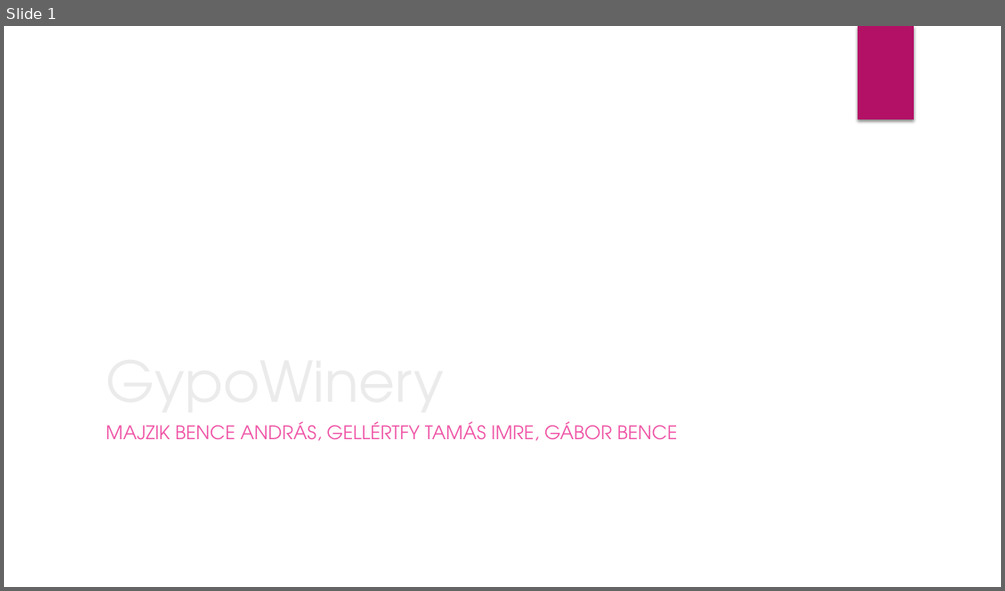
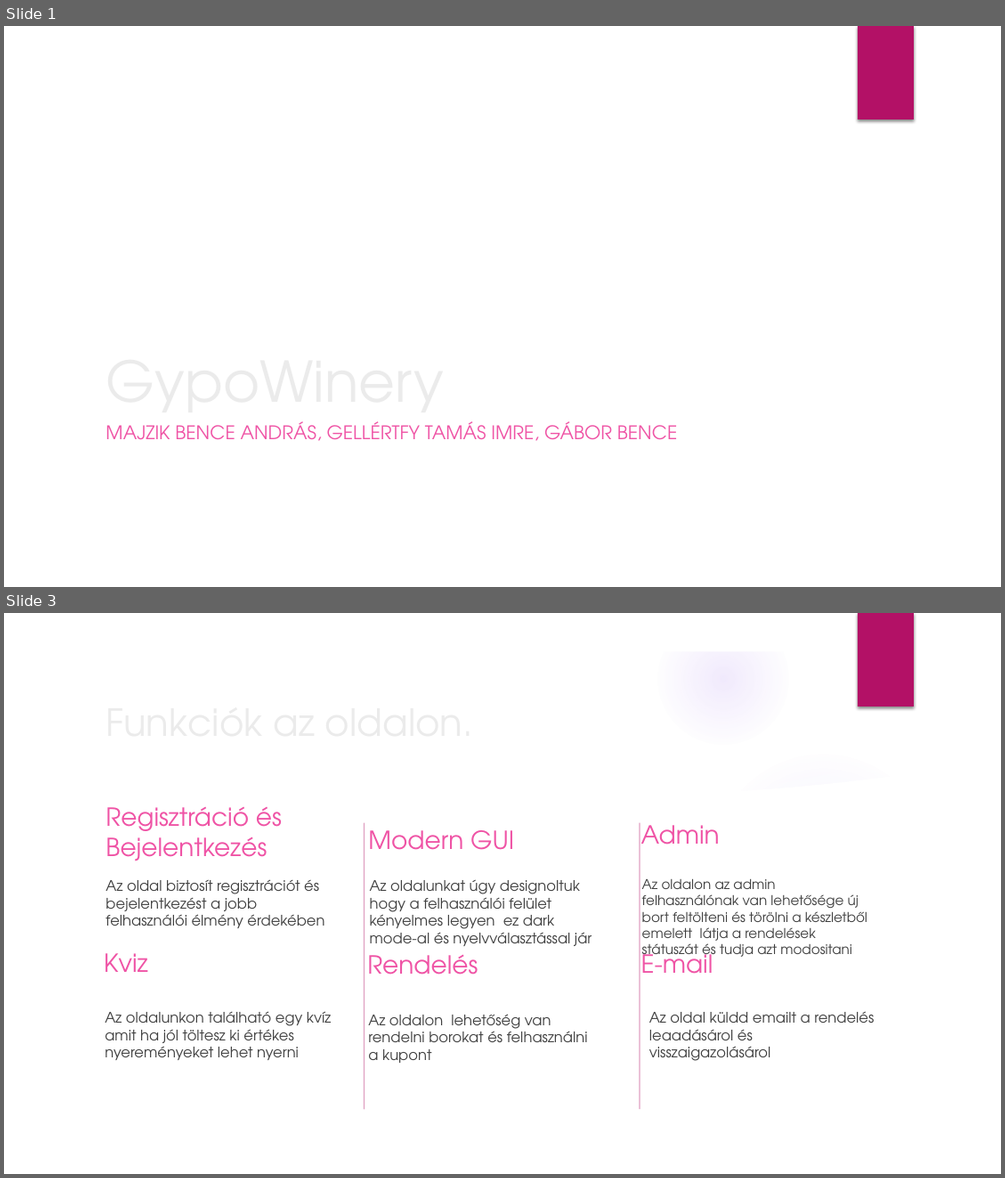
Before and after one commit to LiLHuto/GypoWinery, a slide deck: GypoWinery/GypoWinery.pptx. Shown one above the other, each under a label of ours: slide 1 before the commit, slides 1 and 3 after it; the slides between them are not shown. The pictures are 1005x591 and 1005x1178 pixels, drawn with LibreOffice and Linux fonts; fonts in the diff are those of the drawing; background and template pictures are left out. Boxes give left, top, right and bottom in pixels: in the first picture for what was removed or moved away, otherwise in the second. Text is boxed around its words. In the diff, an @@ line names an element or a change of style, - is before the commit and + after.

Commit message:
tuz

```diff
--- a/GypoWinery/GypoWinery.pptx
+++ b/GypoWinery/GypoWinery.pptx
@@ slide 3 added at (4, 613, 1001, 1174), background picture (left out); not listed: 1 template element that a slide beside it also shows @@
@@ group added at (4, 613, 1001, 1174): 5 ellipses, 3 freeform shapes @@
@@ title added at (98, 692, 820, 750), 36 pt, text #EBEBEB @@
+Funkciók az oldalon.
@@ text added at (105, 807, 282, 860), 24 pt, text #EF53A5 @@
+Regisztráció és Bejelentkezés
@@ line added from (364, 823) to (364, 1109), #B31166 1 pt @@
@@ line added from (639, 823) to (639, 1109), #B31166 1 pt @@
@@ text added at (641, 825, 720, 844), 24 pt, text #EF53A5 @@
+Admin
@@ text added at (368, 830, 514, 850), 24 pt, text #EF53A5 @@
+Modern GUI
@@ text added at (105, 879, 324, 928), 14 pt, text #404040 @@
+Az oldal biztosít regisztrációt és bejelentkezést a jobb felhasználói élmény érdekében
@@ text added at (370, 879, 591, 946), 14 pt, text #404040 @@
+Az oldalunkat úgy designoltuk hogy a felhasználói felület kényelmes legyen ez dark mode-al és nyelvválasztással jár
@@ text added at (642, 879, 867, 961), 12.9 pt, text #404040 @@
+Az oldalon az admin felhasználónak van lehetősége új bort feltölteni és törölni a készletből emelett látja a rendelések státuszát és tudja azt modositani
@@ text added at (104, 953, 148, 972), 24 pt, text #EF53A5 @@
+Kviz
@@ text added at (367, 954, 477, 974), 24 pt, text #EF53A5 @@
+Rendelés
@@ text added at (641, 947, 713, 973), 24 pt, text #EF53A5 @@
+E-mail
@@ text added at (105, 1011, 331, 1060), 14 pt, text #404040 @@
+Az oldalunkon található egy kvíz amit ha jól töltesz ki értékes nyereményeket lehet nyerni
@@ text added at (649, 1011, 874, 1061), 14 pt, text #404040 @@
+Az oldal küldd emailt a rendelés leaadásárol és visszaigazolásárol
@@ text added at (368, 1013, 588, 1062), 14 pt, text #404040 @@
+Az oldalon lehetőség van rendelni borokat és felhasználni a kupont
```
Also in this commit, not shown: 2 other slides added, 3 slides removed.
